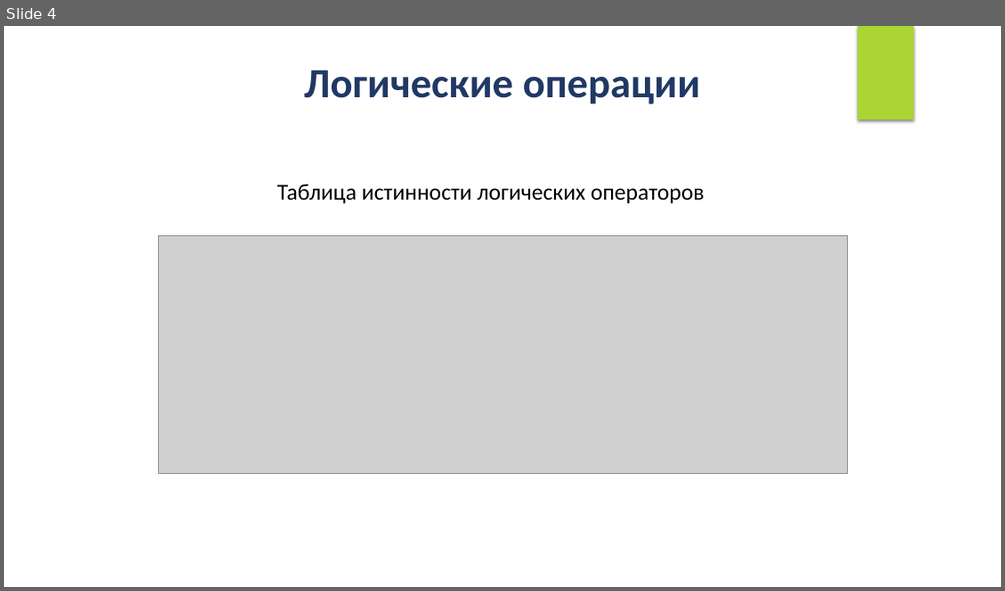
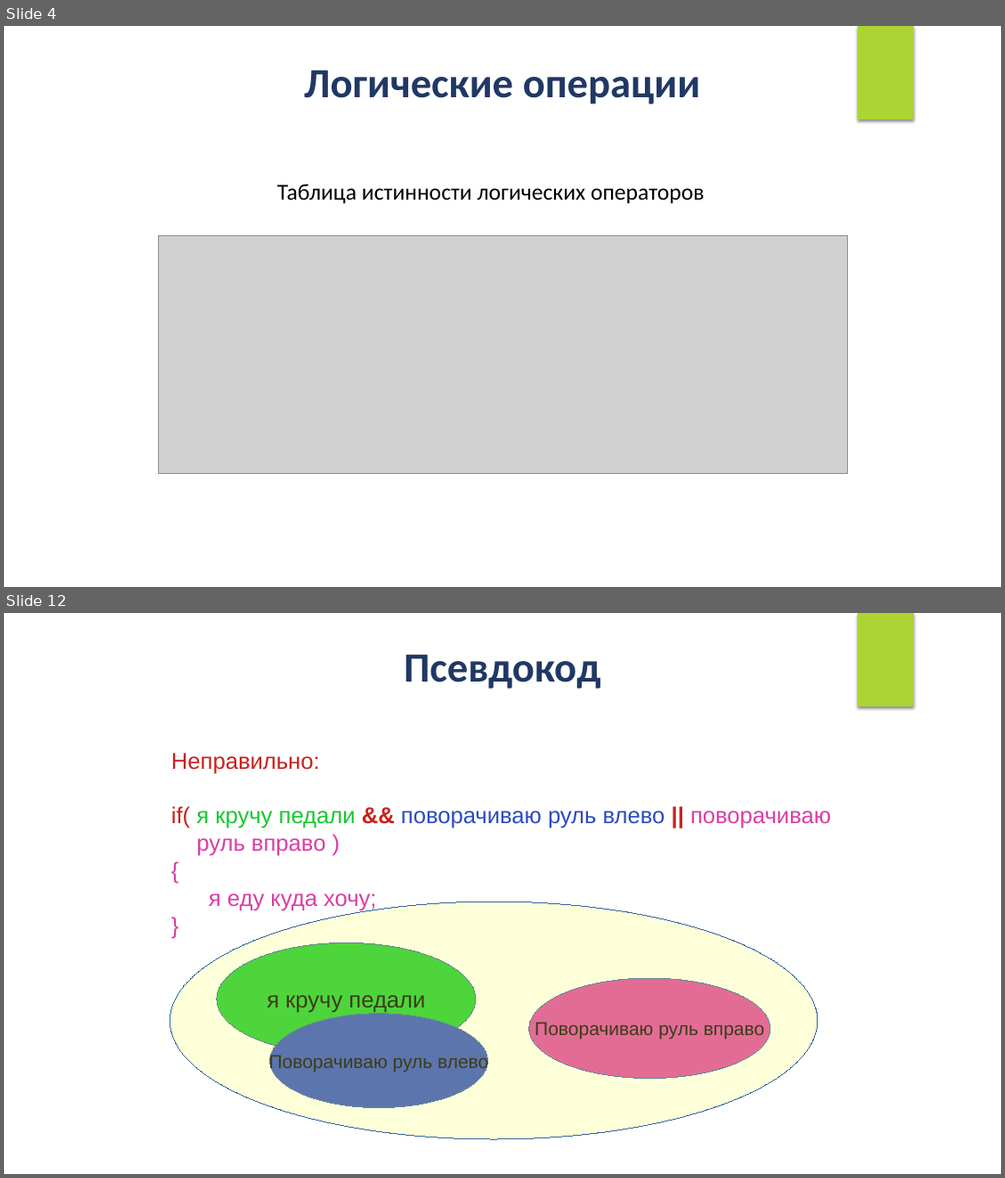
Before and after one commit to IriEfremova/LessonsCube, a slide deck: Samsung/Lesson5/Logical_operations.pptx. Shown one above the other, each under a label of ours: slide 4 before the commit, slides 4 and 12 after it; the slides between them are not shown. The pictures are 1005x591 and 1005x1178 pixels, drawn with LibreOffice and Linux fonts; fonts in the diff are those of the drawing; grey boxes stand for pictures. Boxes give left, top, right and bottom in pixels: in the first picture for what was removed or moved away, otherwise in the second. Text is boxed around its words. In the diff, an @@ line names an element or a change of style, - is before the commit and + after.

```diff
--- a/Samsung/Lesson5/Logical_operations.pptx
+++ b/Samsung/Lesson5/Logical_operations.pptx
@@ slide 12 added at <box>4,613,1001,1174</box>, background #FFFFFF; not listed: 1 template element that a slide beside it also shows @@
@@ text added at <box>404,654,600,689</box>, 40 pt, text #203864, bold @@
+Псевдокод
@@ text added at <box>171,753,831,911</box>, 22 pt, text #DC3EA5 @@
+Неправильно:
+if( я кручу педали && поворачиваю руль влево || поворачиваю
+руль вправо )
+{
+я еду куда хочу;
+}
@@ ellipse added at <box>170,901,817,1140</box>, fill #FAFF64 at 24% opacity, outline #3465A4 0.75 pt @@
@@ ellipse added at <box>217,943,475,1055</box>, fill #17C82F, outline #3465A4 0.75 pt, 22 pt, text #000000 @@
+я кручу педали
@@ ellipse added at <box>529,978,770,1078</box>, fill #DC3EA5, outline #3465A4 0.75 pt, 18 pt, text #000000 @@
+Поворачиваю руль вправо
@@ ellipse added at <box>270,1013,488,1107</box>, fill #2C4AC4, outline #3465A4 0.75 pt, 18 pt, text #000000 @@
+Поворачиваю руль влево
```
Also in this commit, not shown: 14 other slides added.
